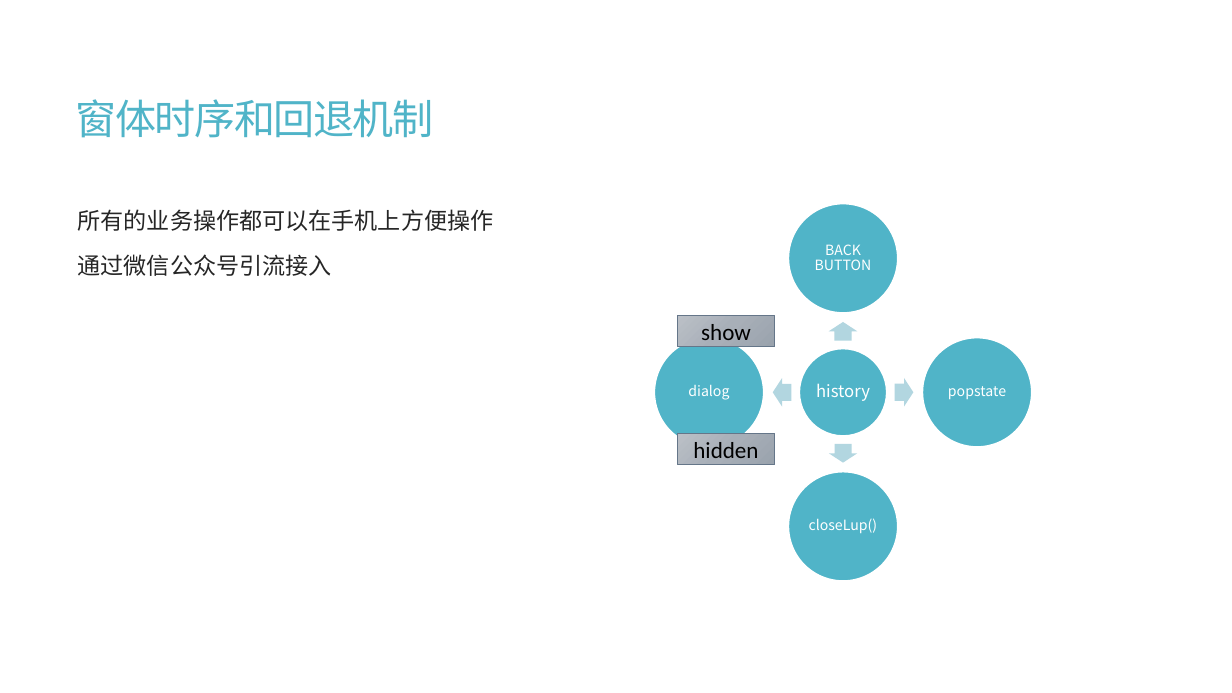
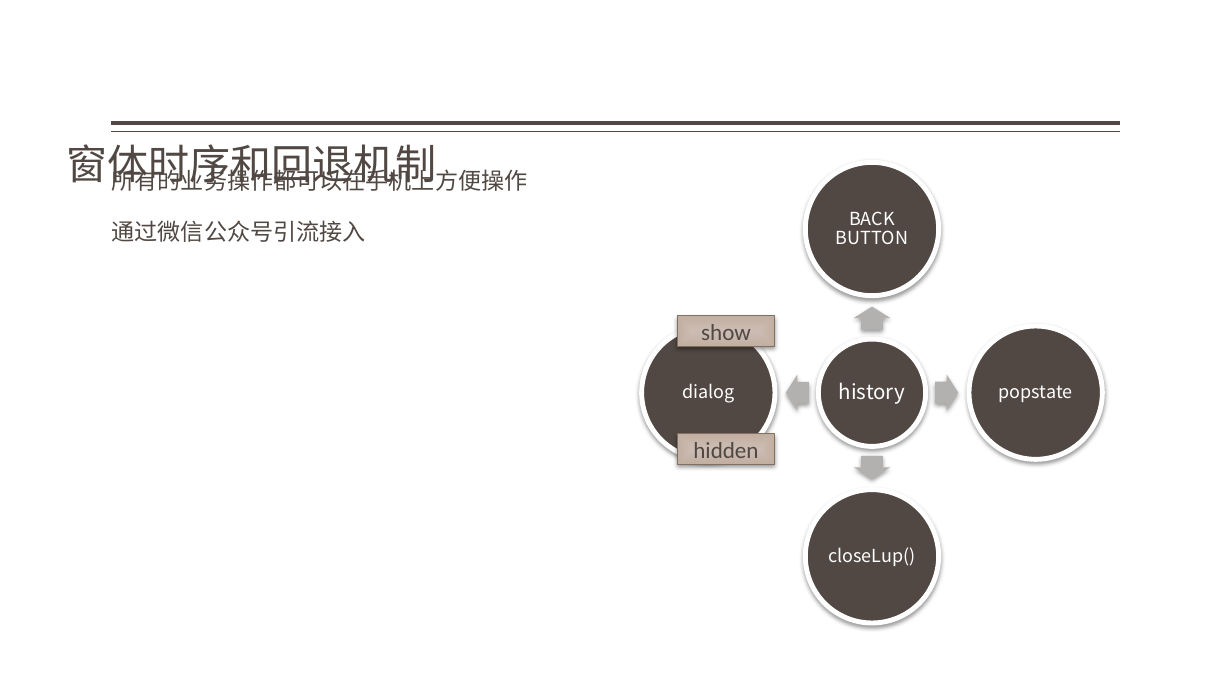
Before and after one commit to jzgi/chainsmart, a slide deck: slide 6 of Docs/品链供销平台.pptx. Drawn at 1232x693 pixels with LibreOffice and Linux fonts; fonts in the diff are those of the drawing. Boxes give left, top, right and bottom in pixels: in the first picture for what was removed or moved away, otherwise in the second. Text is boxed around its words. In the diff, an @@ line names an element or a change of style, - is before the commit and + after.

```diff
--- a/Docs/品链供销平台.pptx
+++ b/Docs/品链供销平台.pptx
@@ title "窗体时序和回退机制" at <box>66,144,436,190</box>: text colour #50B4C8 to #514843, letter spacing -1.2 to 0 pt; line spacing 0.85 to 0.9; vertical alignment middle to bottom @@
@@ line added from (1121, 123) to (112, 123), #514843 3 pt @@
@@ line added from (1121, 132) to (112, 132), #514843 1 pt @@
@@ text "所有的业务操作都可以在手机上方便操作": place and size @@
-text "所有的业务操作都可以在手机上方便操作" at <box>78,209,494,276</box>
+text "所有的业务操作都可以在手机上方便操作" at <box>112,166,528,242</box>
@@ text "所有的业务操作都可以在手机上方便操作" at <box>112,166,528,242</box>: text colour #262626 to #514843; more space between paragraphs @@
@@ ellipse: place and size @@
-ellipse at <box>788,203,898,313</box>
+ellipse at <box>806,163,939,296</box>
@@ text "BACK BUTTON": place and size @@
-text "BACK BUTTON" at <box>815,244,872,270</box>
+text "BACK BUTTON" at <box>836,211,908,244</box>
@@ ellipse: place and size @@
-ellipse at <box>654,337,764,447</box>
+ellipse at <box>641,326,775,459</box>
@@ rectangle "show" at <box>677,316,775,347</box>: text colour #000000 to #514843; fill gradient #BBC0C7 to #A9AFB8 to #9AA3AE to gradient #CCBDB3 to #C2AEA1; outline #657689 0.75 pt to #806F63 0.5 pt; shadow on @@
@@ right arrow: place and size @@
-right arrow at <box>829,322,857,341</box>
+right arrow at <box>854,306,890,329</box>
@@ ellipse: place and size @@
-ellipse at <box>922,337,1032,447</box>
+ellipse at <box>970,326,1103,459</box>
@@ ellipse: place and size @@
-ellipse at <box>799,348,887,436</box>
+ellipse at <box>819,339,926,446</box>
@@ text "history": place and size @@
-text "history" at <box>816,383,870,401</box>
+text "history" at <box>839,382,905,404</box>
@@ text "history" at <box>839,382,905,404</box>: size 13 to 16 pt; more space between paragraphs @@
@@ text "popstate": place and size @@
-text "popstate" at <box>948,386,1006,399</box>
+text "popstate" at <box>999,385,1073,402</box>
@@ right arrow: place and size @@
-right arrow at <box>773,378,791,407</box>
+right arrow at <box>786,374,809,411</box>
@@ right arrow: place and size @@
-right arrow at <box>895,378,913,407</box>
+right arrow at <box>935,374,958,411</box>
@@ rectangle "hidden" at <box>677,433,775,464</box>: text colour #000000 to #514843; fill gradient #BBC0C7 to #A9AFB8 to #9AA3AE to gradient #CCBDB3 to #C2AEA1; outline #657689 0.75 pt to #806F63 0.5 pt; shadow on @@
@@ fill #B3D6E0 to #B3B1B0; shadow on in 4 elements at <box>786,374,809,411</box>, <box>935,374,958,411</box>, <box>854,306,890,329</box>, <box>854,456,890,479</box> @@
@@ right arrow: place and size @@
-right arrow at <box>829,444,857,463</box>
+right arrow at <box>854,456,890,479</box>
@@ fill #50B4C8 to #514843; outline #FFFFFF 1.5 pt to #FFFFFF 3.82 pt; shadow on in 5 elements at <box>641,326,775,459</box>, <box>819,339,926,446</box>, <box>970,326,1103,459</box>, <box>806,163,939,296</box>, <box>806,490,939,623</box> @@
@@ ellipse: place and size @@
-ellipse at <box>788,471,898,581</box>
+ellipse at <box>806,490,939,623</box>
@@ size 11 to 14 pt; more space between paragraphs in 4 elements at <box>682,383,734,403</box>, <box>999,385,1073,402</box>, <box>836,211,908,244</box>, <box>828,547,915,566</box> @@
@@ text "closeLup()": place and size @@
-text "closeLup()" at <box>809,518,878,533</box>
+text "closeLup()" at <box>828,547,915,566</box>
```
Also in this commit, not shown: 24 other slides changed, 2 slides added, 11 other files.
